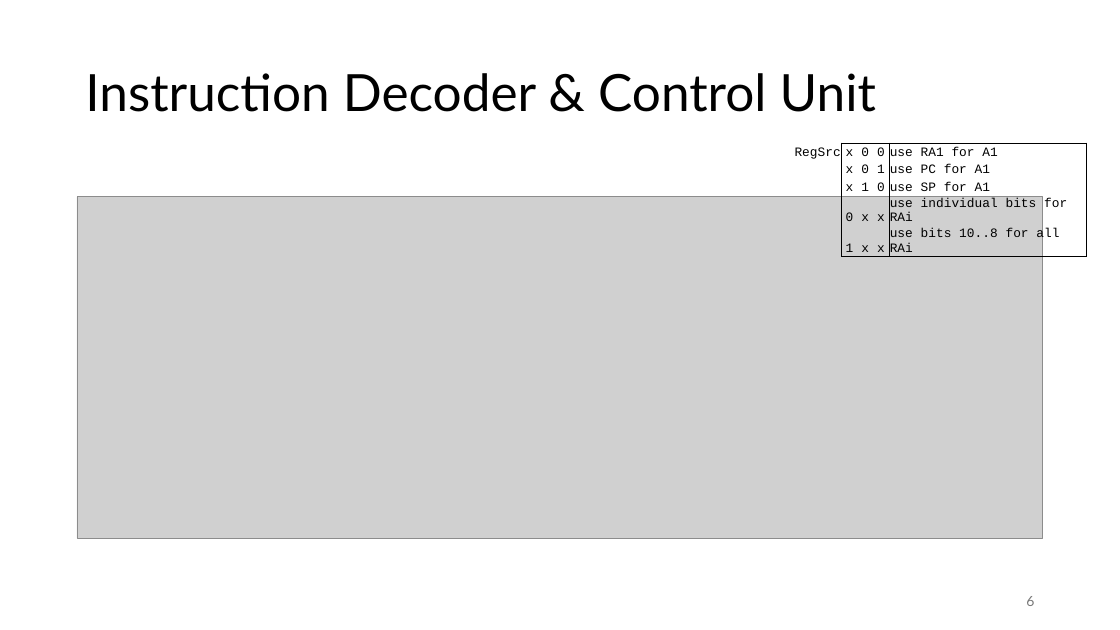
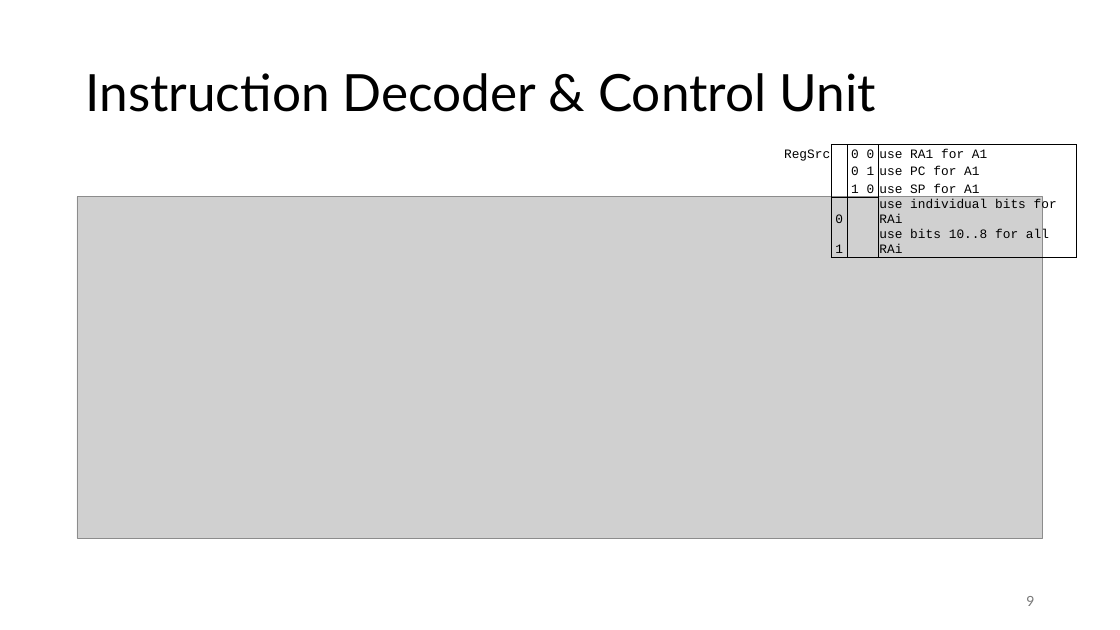
Before and after one commit to FrankBau/xetroc, a slide deck: slide 9 of xetroc.pptx (slide 6 before the commit). Drawn at 1120x630 pixels with LibreOffice and Linux fonts; fonts in the diff are those of the drawing; grey boxes stand for pictures. Boxes give left, top, right and bottom in pixels: in the first picture for what was removed or moved away, otherwise in the second. Text is boxed around its words. In the diff, an @@ line names an element or a change of style, - is before the commit and + after.

```diff
--- a/xetroc.pptx
+++ b/xetroc.pptx
@@ table at box(781, 145, 1076, 262) @@
-row 1, column 2: x
+row 1, column 2: 
-row 2, column 2: x
+row 2, column 2: 
-row 3, column 2: x
+row 3, column 2: 
-row 4, column 3: x
+row 4, column 3: 
-row 4, column 4: x
+row 4, column 4: 
-row 5, column 3: x
+row 5, column 3: 
-row 5, column 4: x
+row 5, column 4: 
@@ borders changed @@
@@ table: place and size @@
-table at box(791, 143, 1087, 256)
+table at box(781, 145, 1076, 262)
@@ page number at box(1026, 596, 1034, 606): text changed @@
-6
+9
```
Also in this commit, not shown: 12 other slides changed, 3 slides added, 4 other files.
